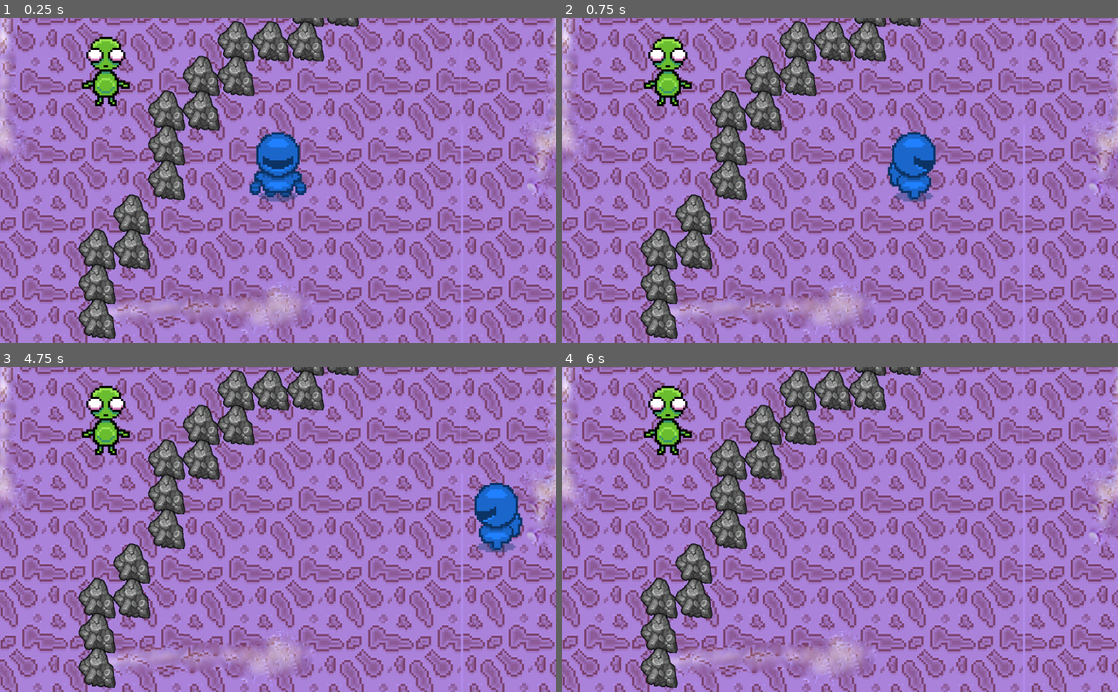
Above: before the commit, frames 1-4 (two rows, left to right).
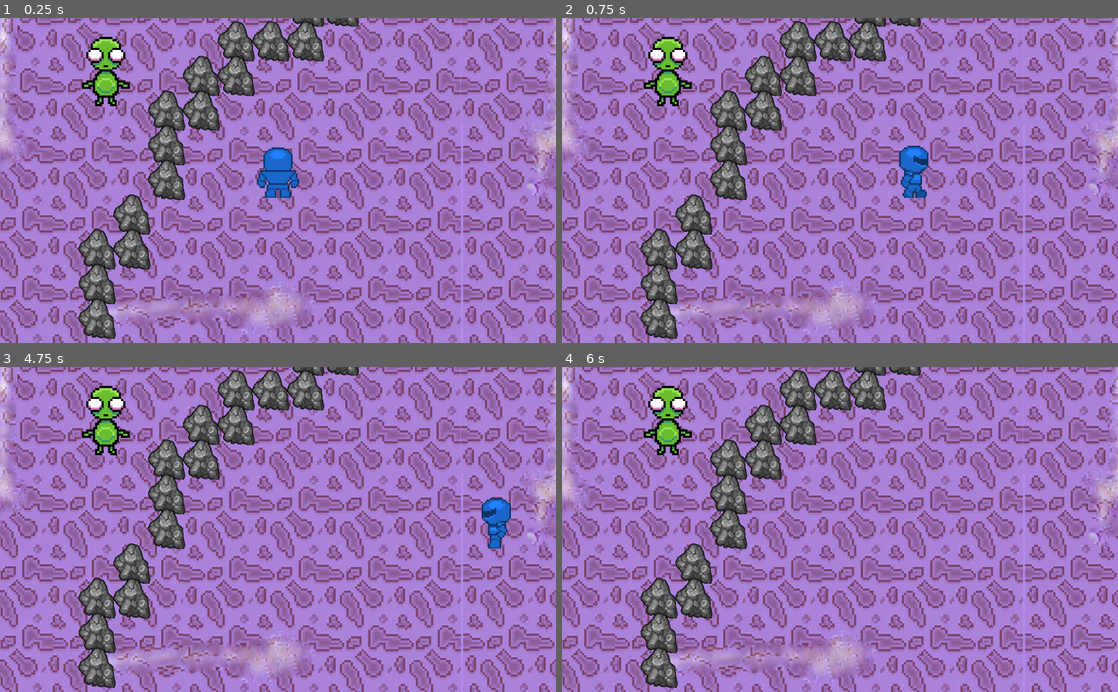
Above: after the commit, the same moments.

Repository: FREQ-E/Hanno
Game: Godot game, scene res://levels/test/test.tscn
The game is run twice, just before and just after one commit, with the same random seed, the same clock (stepped at 60 frames per second) and the same inputs.
Inputs:
- Up to frame 1 (0.25 s): no input
- Up to frame 2 (0.75 s): tap Enter at 0.5 s; hold D (move right) from 0.53 s (still down); hold Space (sprint) from 0.53 s (still down)
- Up to frame 3 (4.75 s): release D (move right) at 1.28 s; release Space (sprint) at 1.28 s; hold S (move down) 1.28-2.03 s; tap Space (sprint) at 1.35, 2, 2.85, 3.5, 4.35 s; hold D (move right) 2.03-2.78 s; hold Space (sprint) 2.03-2.78 s; tap Enter at 2.75, 4.25 s; hold W (move up) 2.78-3.53 s; hold Space (sprint) 3.53-4.28 s; hold A (move left) from 3.53 s (still down)
- Up to frame 4 (6 s): release A (move left) at 5.03 s; hold S (move down) 5.03-5.78 s; hold Space (sprint) 5.03-5.78 s; hold D (move right) from 5.78 s (still down); tap Space (sprint) at 5.85 s

The runs differ from the first frame. In frame 1, 1.4% of the frame differs, in the area x 44-56%, y 35-57%; in frame 2, 1.2%; in frame 3, 1.2%; in frame 4, nothing differs.

Commit message:
Updated player animations

Diff:
--- a/actors/character_animator.gd
+++ b/actors/character_animator.gd
@@ -8,7 +8,7 @@
 		frame = 1
 
 	else:
-		var local: Vector2 = get_parent().global_transform.basis_xform_inv(get_parent().movement_vector)
+		var local: Vector2 = global_transform.basis_xform_inv(get_parent().movement_vector)
 
 		if local.y > 0:
 			play("walk_down")
@@ -16,8 +16,8 @@
 		elif local.y < 0:
 			play("walk_up")
 
-		elif local.x > 0:
-			play("walk_right")
+		else:
+			play("walk_side")
 
-		else:
-			play("walk_left")
+			if local.x < 0:
+				global_transform.x *= -1
--- a/actors/player1/player1.tscn
+++ b/actors/player1/player1.tscn
@@ -1,102 +1,80 @@
-[gd_scene load_steps=27 format=2]
+[gd_scene load_steps=22 format=2]
 
 [ext_resource path="res://base_scripts/classic_character_2d.gd" type="Script" id=1]
 [ext_resource path="res://base_scripts/movement_input_2d.gd" type="Script" id=2]
 [ext_resource path="res://actors/node_flag.gd" type="Script" id=3]
-[ext_resource path="res://actors/player1/Right-Sheet.png" type="Texture" id=4]
+[ext_resource path="res://actors/player1/Side-Sheet.png" type="Texture" id=4]
 [ext_resource path="res://actors/character_animator.gd" type="Script" id=5]
-[ext_resource path="res://actors/player1/Up-Sheet.png" type="Texture" id=6]
-[ext_resource path="res://actors/player1/Down-Sheet.png" type="Texture" id=7]
-[ext_resource path="res://actors/player1/Left-Sheet.png" type="Texture" id=8]
+[ext_resource path="res://actors/player1/Front-Sheet.png" type="Texture" id=6]
+[ext_resource path="res://actors/player1/Back-Sheet.png" type="Texture" id=7]
 
 [sub_resource type="AtlasTexture" id=1]
-atlas = ExtResource( 8 )
-region = Rect2( 0, 0, 256, 256 )
+atlas = ExtResource( 7 )
+region = Rect2( 0, 0, 32, 32 )
 
 [sub_resource type="AtlasTexture" id=2]
-atlas = ExtResource( 8 )
-region = Rect2( 256, 0, 256, 256 )
+atlas = ExtResource( 7 )
+region = Rect2( 32, 0, 32, 32 )
 
 [sub_resource type="AtlasTexture" id=3]
-atlas = ExtResource( 8 )
-region = Rect2( 512, 0, 256, 256 )
+atlas = ExtResource( 7 )
+region = Rect2( 64, 0, 32, 32 )
 
 [sub_resource type="AtlasTexture" id=4]
-atlas = ExtResource( 8 )
-region = Rect2( 768, 0, 256, 256 )
+atlas = ExtResource( 7 )
+region = Rect2( 96, 0, 32, 32 )
 
 [sub_resource type="AtlasTexture" id=5]
-atlas = ExtResource( 4 )
-region = Rect2( 0, 0, 256, 256 )
+atlas = ExtResource( 6 )
+region = Rect2( 0, 0, 32, 32 )
 
 [sub_resource type="AtlasTexture" id=6]
-atlas = ExtResource( 4 )
-region = Rect2( 256, 0, 256, 256 )
+atlas = ExtResource( 6 )
+region = Rect2( 32, 0, 32, 32 )
 
 [sub_resource type="AtlasTexture" id=7]
-atlas = ExtResource( 4 )
-region = Rect2( 512, 0, 256, 256 )
+atlas = ExtResource( 6 )
+region = Rect2( 64, 0, 32, 32 )
 
 [sub_resource type="AtlasTexture" id=8]
-atlas = ExtResource( 4 )
-region = Rect2( 768, 0, 256, 256 )
+atlas = ExtResource( 6 )
+region = Rect2( 96, 0, 32, 32 )
 
 [sub_resource type="AtlasTexture" id=9]
-atlas = ExtResource( 6 )
-region = Rect2( 0, 0, 256, 256 )
+atlas = ExtResource( 4 )
+region = Rect2( 0, 0, 32, 32 )
 
 [sub_resource type="AtlasTexture" id=10]
-atlas = ExtResource( 6 )
-region = Rect2( 256, 0, 256, 256 )
+atlas = ExtResource( 4 )
+region = Rect2( 32, 0, 32, 32 )
 
 [sub_resource type="AtlasTexture" id=11]
-atlas = ExtResource( 6 )
-region = Rect2( 512, 0, 256, 256 )
+atlas = ExtResource( 4 )
+region = Rect2( 64, 0, 32, 32 )
 
 [sub_resource type="AtlasTexture" id=12]
-atlas = ExtResource( 6 )
-region = Rect2( 768, 0, 256, 256 )
+atlas = ExtResource( 4 )
+region = Rect2( 96, 0, 32, 32 )
 
-[sub_resource type="AtlasTexture" id=13]
-atlas = ExtResource( 7 )
-region = Rect2( 0, 0, 256, 256 )
-
-[sub_resource type="AtlasTexture" id=14]
-atlas = ExtResource( 7 )
-region = Rect2( 256, 0, 256, 256 )
-
-[sub_resource type="AtlasTexture" id=15]
-atlas = ExtResource( 7 )
-region = Rect2( 512, 0, 256, 256 )
-
-[sub_resource type="AtlasTexture" id=16]
-atlas = ExtResource( 7 )
-region = Rect2( 768, 0, 256, 256 )
-
-[sub_resource type="SpriteFrames" id=17]
+[sub_resource type="SpriteFrames" id=13]
 animations = [ {
 "frames": [ SubResource( 1 ), SubResource( 2 ), SubResource( 3 ), SubResource( 4 ) ],
 "loop": true,
-"name": "walk_left",
-"speed": 10.0
+"name": "walk_up",
+"speed": 5.0
 }, {
 "frames": [ SubResource( 5 ), SubResource( 6 ), SubResource( 7 ), SubResource( 8 ) ],
 "loop": true,
-"name": "walk_right",
-"speed": 10.0
+"name": "walk_down",
+"speed": 5.0
 }, {
 "frames": [ SubResource( 9 ), SubResource( 10 ), SubResource( 11 ), SubResource( 12 ) ],
 "loop": true,
-"name": "walk_up",
-"speed": 10.0
-}, {
-"frames": [ SubResource( 13 ), SubResource( 14 ), SubResource( 15 ), SubResource( 16 ) ],
-"loop": true,
-"name": "walk_down",
-"speed": 10.0
+"name": "walk_side",
+"speed": 5.0
 } ]
 
-[sub_resource type="CircleShape2D" id=18]
+[sub_resource type="CircleShape2D" id=14]
 radius = 32.9877
 
 [node name="Player1" type="KinematicBody2D"]
@@ -104,15 +82,16 @@
 script = ExtResource( 1 )
 
 [node name="CharacterAnimator" type="AnimatedSprite" parent="."]
-position = Vector2( 0, -24.8345 )
-scale = Vector2( 0.5, 0.5 )
-frames = SubResource( 17 )
-animation = "walk_down"
+position = Vector2( 0, -15.801 )
+scale = Vector2( 3, 3 )
+frames = SubResource( 13 )
+animation = "walk_up"
+frame = 2
 playing = true
 script = ExtResource( 5 )
 
 [node name="CollisionShape2D" type="CollisionShape2D" parent="."]
-shape = SubResource( 18 )
+shape = SubResource( 14 )
 
 [node name="MovementInput2D" type="Node" parent="."]
 script = ExtResource( 2 )
Binary file added: actors/player1/Back-Sheet.png
Not shown, changed: actors/player1/Back-Sheet.png.import
Binary file removed: actors/player1/Down-Sheet.png
Binary file added: actors/player1/Front-Sheet.png
Not shown, changed: actors/player1/Front-Sheet.png.import
Binary file removed: actors/player1/Left-Sheet.png
Binary file removed: actors/player1/Right-Sheet.png
Binary file added: actors/player1/Side-Sheet.png
Not shown, changed: actors/player1/Side-Sheet.png.import
Binary file removed: actors/player1/Up-Sheet.png
Not shown, removed: actors/player1/Up-Sheet.png.import
